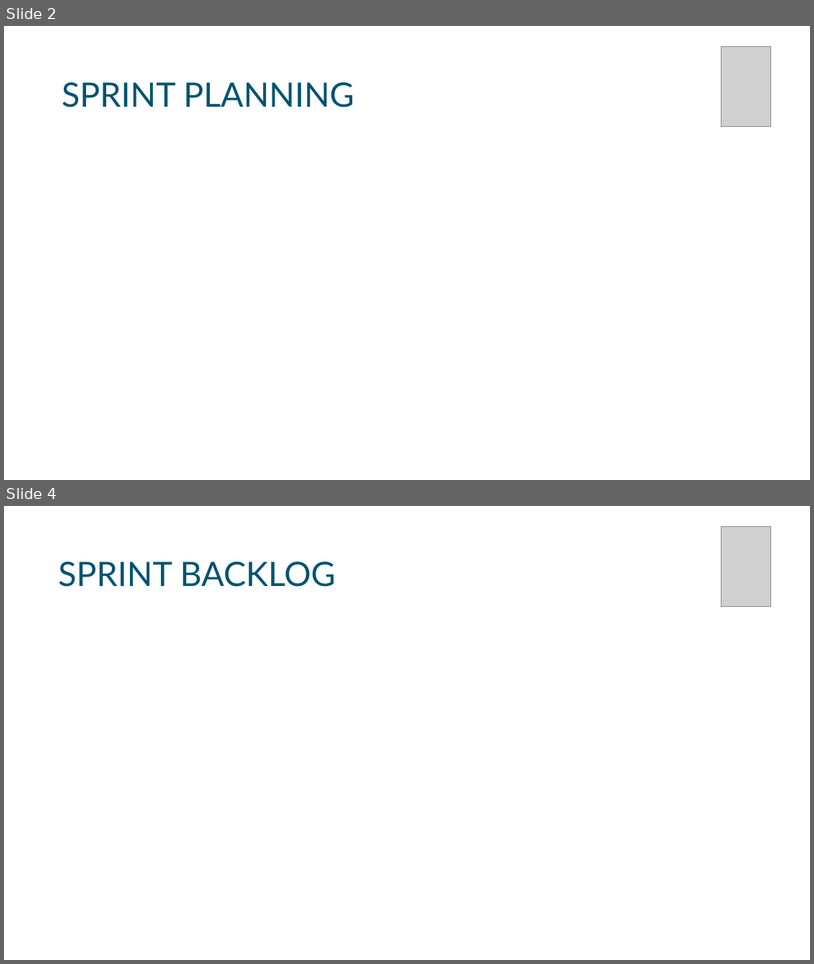
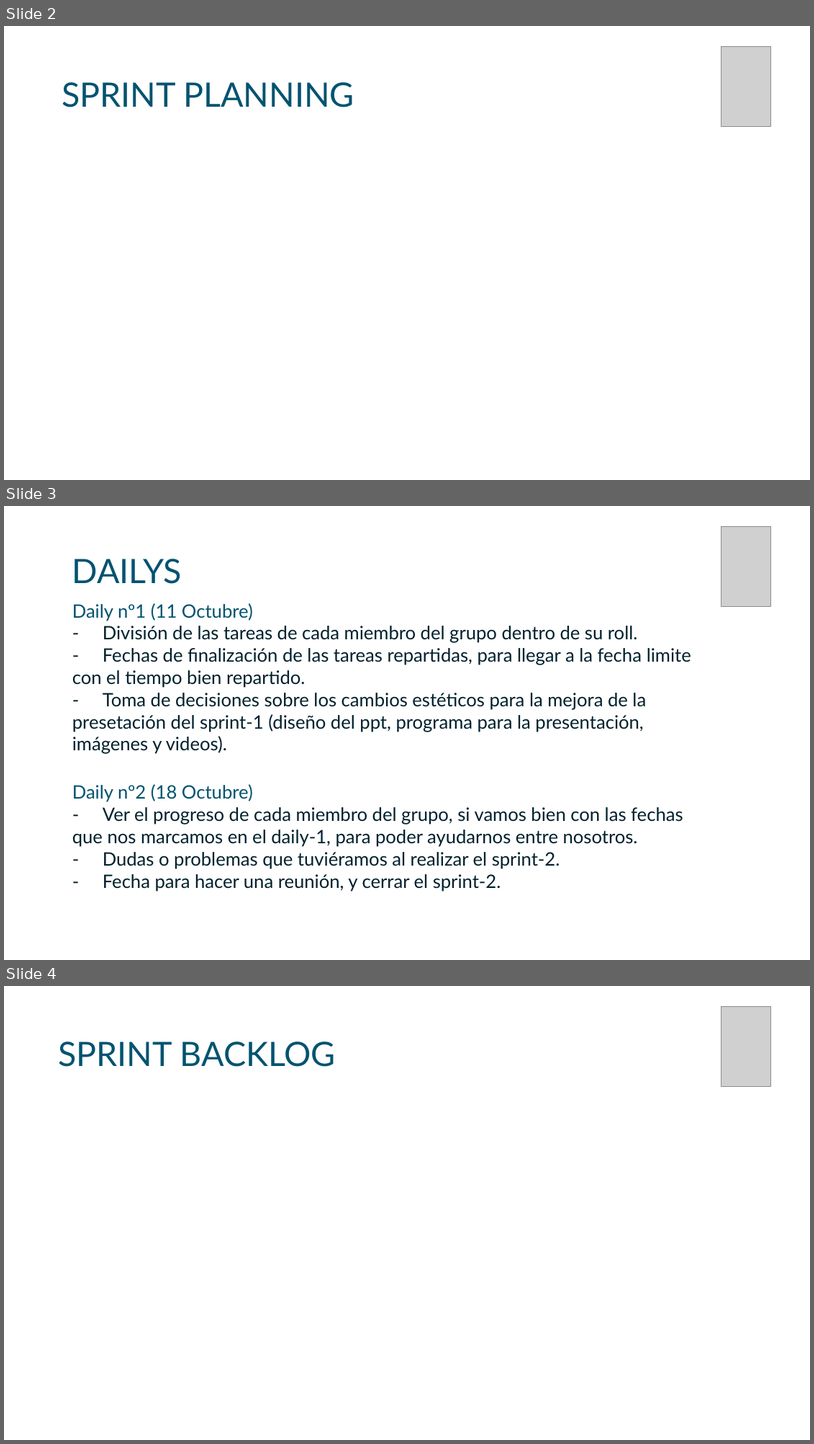
Before and after one commit to Frostqui/MP, a slide deck: Sprint 2/PPT 2.0.ppt. Shown one above the other, each under a label of ours: slides 2 and 4 before the commit, slides 2, 3 and 4 after it; the slides between them are not shown. The pictures are 814x964 and 814x1444 pixels, drawn with LibreOffice and Linux fonts; fonts in the diff are those of the drawing; grey boxes stand for pictures; background and template pictures are left out. Boxes give left, top, right and bottom in pixels: in the first picture for what was removed or moved away, otherwise in the second. Text is boxed around its words. In the diff, an @@ line names an element or a change of style, - is before the commit and + after.

Commit message:
PPT
PPT SPRINT 3

```diff
--- a/Sprint 2/PPT 2.0.ppt
+++ b/Sprint 2/PPT 2.0.ppt
@@ slide 3 added at box(4, 506, 810, 960), background picture (left out) @@
@@ picture added at box(722, 527, 771, 607) @@
@@ text added at box(72, 559, 182, 584), 40 pt, text #025370 @@
+DAILYS
@@ text added at box(72, 603, 692, 754), 22 pt, text #01212D @@
+Daily nº1 (11 Octubre)
+- División de las tareas de cada miembro del grupo dentro de su roll.
+- Fechas de finalización de las tareas repartidas, para llegar a la fecha limite con el tiempo bien repartido.
+- Toma de decisiones sobre los cambios estéticos para la mejora de la presetación del sprint-1 (diseño del ppt, programa para la presentación, imágenes y videos).
@@ text added at box(72, 784, 683, 891), 22 pt, text #01212D @@
+Daily nº2 (18 Octubre)
+- Ver el progreso de cada miembro del grupo, si vamos bien con las fechas que nos marcamos en el daily-1, para poder ayudarnos entre nosotros.
+- Dudas o problemas que tuviéramos al realizar el sprint-2.
+- Fecha para hacer una reunión, y cerrar el sprint-2.
```
Also in this commit, not shown: 2 other slides added, 3 slides removed, 32 other files.
